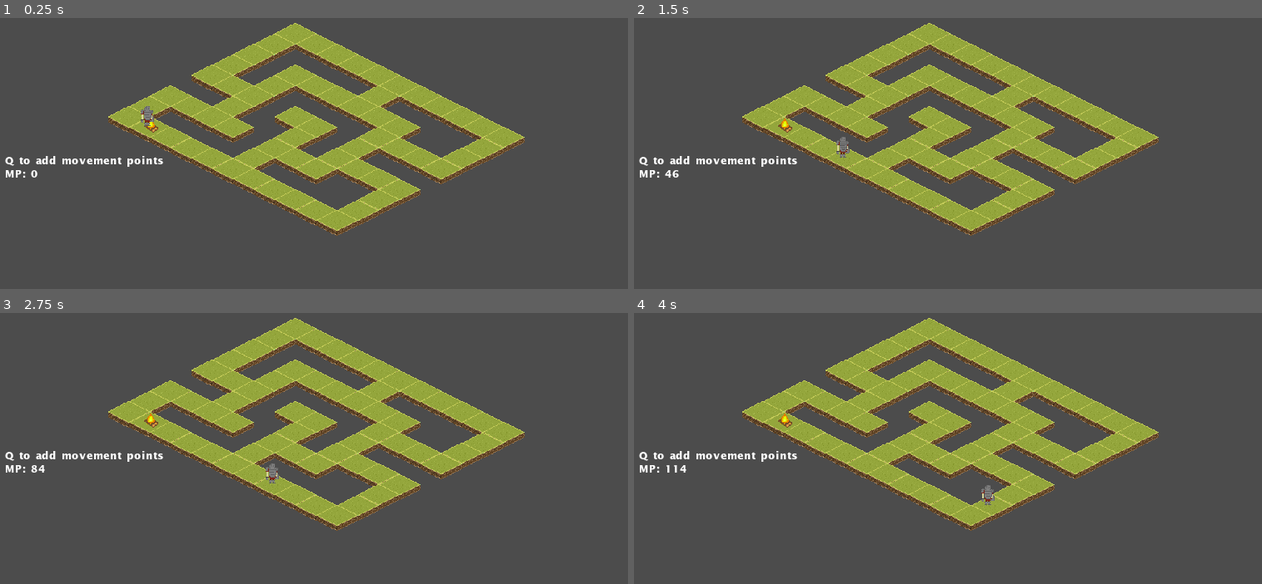
Above: before the commit, frames 1-4 (two rows, left to right).
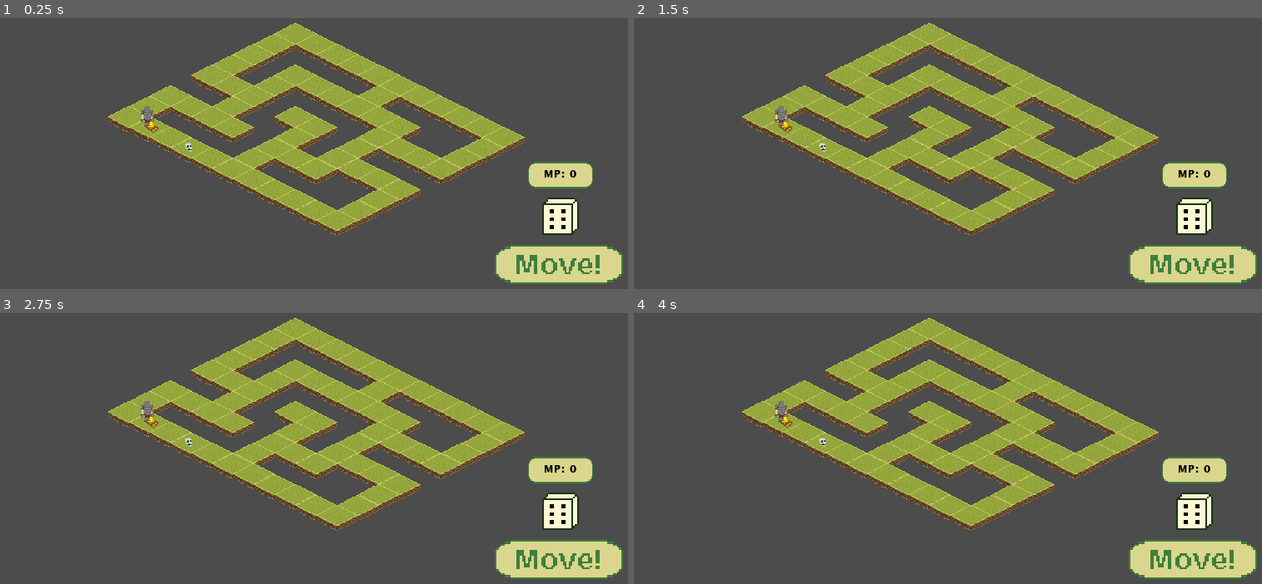
Above: after the commit, the same moments.

Repository: Patriks-Blauzda/Board-Game
Game: Godot game, scene res://Main.tscn
The game is run twice, just before and just after one commit, with the same random seed, the same clock (stepped at 60 frames per second) and the same inputs.
Inputs (mouse positions are in pixels of both pictures, inside the frame that each line leads up to):
- Up to frame 1 (0.25 s): no input
- Up to frame 2 (1.5 s): tap Enter at 0.5 s; move the mouse to (1105, 96) at 0.52 s; hold D (right) 0.53-1.28 s; hold Q 0.53-1.28 s; click (1105, 96) at 0.67 s; move the mouse to (822, 134) at 1.27 s; hold Down (down) from 1.28 s (still down); tap Q at 1.35 s
- Up to frame 3 (2.75 s): move the mouse to (389, 326) at 2.02 s; release Down (down) at 2.03 s; hold D (right) from 2.03 s (still down); hold Q from 2.03 s (still down)
- Up to frame 4 (4 s): move the mouse to (922, 489) at 2.77 s; release D (right) at 2.78 s; release Q at 2.78 s; hold Up (up) 2.78-3.53 s; tap Q at 2.85 s; click (922, 489) at 2.92 s; move the mouse to (1155, 470) at 3.52 s; hold A (left) from 3.53 s (still down); hold Q from 3.53 s (still down)

The runs differ from the first frame. In frame 1, 5.0% of the frame differs, in the area x 0-100%, y 46-99%; in frame 2, 5.2%; in frame 3, 5.2%, in the area x 0-100%, y 32-99%; in frame 4, 5.2%.

Commit message:
slightly edited tileset, starting combat

Diff:
--- a/Dungeon Board/Main.tscn
+++ b/Dungeon Board/Main.tscn
@@ -63,7 +63,7 @@
 3/shape_one_way_margin = 0.0
 3/shapes = [  ]
 3/z_index = 0
-4/name = "TileSet.png 4"
+4/name = "Start"
 4/texture = ExtResource( 6 )
 4/tex_offset = Vector2( 0, 0 )
 4/modulate = Color( 1, 1, 1, 1 )
@@ -78,6 +78,18 @@
 4/shapes = [  ]
 4/z_index = 0
 
+[sub_resource type="AtlasTexture" id=2]
+atlas = ExtResource( 6 )
+region = Rect2( 14, 175, 66, 20 )
+
+[sub_resource type="AtlasTexture" id=3]
+atlas = ExtResource( 6 )
+region = Rect2( 121, 176, 57, 38 )
+
+[sub_resource type="AtlasTexture" id=4]
+atlas = ExtResource( 6 )
+region = Rect2( 15, 223, 95, 20 )
+
 [node name="Main" type="Node2D"]
 
 [node name="TileMap" type="TileMap" parent="."]
@@ -86,24 +98,60 @@
 cell_size = Vector2( 64, 32 )
 cell_tile_origin = 1
 format = 1
-tile_data = PoolIntArray( -458753, 0, 0, -524288, 0, 0, -524 …(717 unchanged characters)… 0, 0, 65535, 0, 0, 0, 4, 0, 1, 0, 0, 2, 0, 0, 3, 0, 0, 4, 0, 0, 5, 0, 0, 6, 0, 0, 7, 0, 0, 8, 0, 0, 9, 0, 0 )
+tile_data = PoolIntArray( -458753, 0, 0, -524288, 0, 0, -524 …(717 unchanged characters)… 0, 0, 65535, 0, 0, 0, 4, 0, 1, 0, 0, 2, 1, 0, 3, 0, 0, 4, 0, 0, 5, 0, 0, 6, 0, 0, 7, 0, 0, 8, 0, 0, 9, 0, 0 )
 script = ExtResource( 5 )
 
 [node name="Player" parent="." instance=ExtResource( 1 )]
 hframes = 4
 region_rect = Rect2( 15, 92, 153, 31 )
 
+[node name="Anchor" type="Node" parent="Player"]
+
+[node name="RollButton" type="TextureButton" parent="Player/Anchor"]
+anchor_right = 1.0
+anchor_bottom = 1.0
+margin_left = 530.0
+margin_top = 198.0
+margin_right = 561.0
+margin_bottom = 188.0
+rect_scale = Vector2( 3, 3 )
+texture_normal = SubResource( 2 )
+
+[node name="Sprite" type="Sprite" parent="Player/Anchor"]
+position = Vector2( 633, 155 )
+scale = Vector2( 3, 3 )
+texture = SubResource( 3 )
+hframes = 3
+vframes = 2
+frame = 5
+
+[node name="TextureRect" type="TextureRect" parent="Player/Anchor"]
+margin_left = 582.0
+margin_top = 69.0
+margin_right = 681.0
+margin_bottom = 110.0
+texture = SubResource( 4 )
+stretch_mode = 1
+
+[node name="Label" type="Label" parent="Player/Anchor/TextureRect"]
+self_modulate = Color( 0, 0, 0, 1 )
+anchor_left = 0.0808081
+anchor_top = 0.0487805
+anchor_right = 0.919192
+anchor_bottom = 0.951219
+theme = ExtResource( 3 )
+text = "A"
+align = 1
+valign = 1
+__meta__ = {
+"_edit_use_anchors_": true
+}
+
 [node name="Camera2D" type="Camera2D" parent="."]
 position = Vector2( 68, -1 )
 offset = Vector2( 200, 0 )
 current = true
 
-[node name="Label" type="Label" parent="."]
-margin_left = -222.0
-margin_top = 59.0
-margin_right = 44.0
-margin_bottom = 152.0
-theme = ExtResource( 3 )
-text = "abcde"
+[node name="Enemy" parent="." instance=ExtResource( 2 )]
 
-[node name="Enemy" parent="." instance=ExtResource( 2 )]
+[connection signal="pressed" from="Player/Anchor/RollButton" to="Player" method="_on_RollButton_pressed"]
--- a/Dungeon Board/Player.gd
+++ b/Dungeon Board/Player.gd
@@ -6,11 +6,17 @@
 export var hp = 10
 
 onready var tilemap = get_owner().get_node("TileMap")
+onready var camera = get_owner().get_node("Camera2D")
+
+var rng = RandomNumberGenerator.new()
 
 var previous_index = 0
 var tile_index = 0
 
 var movement_points = 0
+
+var rolling = 0
+
 
 func _ready():
 	position = tilemap.map_to_world(tilemap.path[tile_index])
@@ -33,7 +39,7 @@
 
 	# If there are more than one possible tiles to move to, the player is prompted
 	if next_indexes.size() > 1:
-		get_parent().get_node("Label").text += "\nSelect direction (Arrow keys/WASD) or click the nearby tile"
+		$SelectionVisual.show()
 
 		previous_index = tile_index
 
@@ -67,7 +73,6 @@
 
 # Rolls 6 sided die specified amount of times, returns sum
 func roll(times : int):
-	var rng = RandomNumberGenerator.new()
 	rng.randomize()
 
 	var sum = 0
@@ -79,16 +84,17 @@
 
 
 func _physics_process(_delta):
-	# Temporary label for debugging
-	get_parent().get_node("Label").text = "Q to add movement points\nMP: " + str(movement_points)
+	$SelectionVisual.hide()
 
-	if Input.is_key_pressed(KEY_Q):
-		movement_points += 1
+	$Anchor/TextureRect/Label.text = "MP: " + str(movement_points)
+
 
 	# Will be updated when other parts of the game are done
-	if movement_points > 0 && position == tilemap.map_to_world(tilemap.path[tile_index]):
+	if movement_points > 0 && position == tilemap.map_to_world(tilemap.path[tile_index]) && rolling == 0:
 		move()
 
+		if Global.enemies.has(tilemap.get_cellv(tilemap.path[tile_index])):
+			movement_points = 0
 
 	# Animates the player moving from one tile to another
 	elif position != tilemap.map_to_world(tilemap.path[tile_index]):
@@ -104,3 +110,19 @@
 		if position.distance_to(target) < 0.35:
 			position = target
 			$Tween.stop_all()
+
+	elif rolling != 0:
+		if rolling > 40:
+			rng.randomize()
+			$Anchor/Sprite.frame_coords = Vector2(rng.randi_range(0, 2), rng.randi_range(0, 1))
+
+		rolling -= 1
+
+		if rolling == 40:
+			movement_points += $Anchor/Sprite.frame + 1
+
+
+
+func _on_RollButton_pressed():
+	if movement_points == 0:
+		rolling = 80
--- a/Dungeon Board/Player.tscn
+++ b/Dungeon Board/Player.tscn
@@ -1,8 +1,12 @@
-[gd_scene load_steps=4 format=2]
+[gd_scene load_steps=5 format=2]
 
 [ext_resource path="res://Player.gd" type="Script" id=1]
 [ext_resource path="res://Select.gd" type="Script" id=2]
 [ext_resource path="res://TileSet.png" type="Texture" id=3]
+
+[sub_resource type="AtlasTexture" id=1]
+atlas = ExtResource( 3 )
+region = Rect2( 372, 174, 45, 28 )
 
 [node name="Player" type="Sprite"]
 z_index = 2
@@ -21,3 +25,8 @@
 region_enabled = true
 region_rect = Rect2( 0, 0, 64, 40 )
 script = ExtResource( 2 )
+
+[node name="SelectionVisual" type="Sprite" parent="."]
+scale = Vector2( 1.5, 1.5 )
+texture = SubResource( 1 )
+offset = Vector2( 0, 12 )
--- a/Dungeon Board/Select.gd
+++ b/Dungeon Board/Select.gd
@@ -8,7 +8,7 @@
 func _process(_delta):
 	var current_tile = tilemap.world_to_map(get_global_mouse_position())
 
-	if tilemap.get_cell(current_tile.x, current_tile.y) != tilemap.INVALID_CELL:
+	if tilemap.get_cellv(current_tile) != tilemap.INVALID_CELL:
 		show()
 		global_position = tilemap.map_to_world(current_tile)
 
--- a/Dungeon Board/TileMap.gd
+++ b/Dungeon Board/TileMap.gd
@@ -11,7 +11,7 @@
 
 	# Iterates through the 4 directions, checking for the tile moved from and if the space is empty
 	for dir in Global.directions:
-		if current - dir != previous && get_cell(current.x - dir.x, current.y - dir.y) != INVALID_CELL:
+		if current - dir != previous && get_cellv(current - dir) != INVALID_CELL:
 			if !path.has(current - dir):
 				next_tiles.append(current - dir)
 
@@ -27,7 +27,7 @@
 	var next_tiles = []
 
 	# Repeats until the end is found or more than one direction is found
-	while(get_cell(path[path.size() - 1].x, path[path.size() - 1].y) != 2 || next_tiles.size() > 1):
+	while(get_cellv(path[path.size() - 1]) != 2 || next_tiles.size() > 1):
 		next_tiles = _get_next_tiles(previous, current)
 
 		# If there are multiple pats, runs itself for each direction
--- a/Dungeon Board/global.gd
+++ b/Dungeon Board/global.gd
@@ -5,5 +5,7 @@
 # The directions the player can move in (right, left, up, down)
 const directions : Array = [Vector2(1, 0), Vector2(-1, 0), Vector2(0, -1), Vector2(0, 1)]
 
+const enemies : Array = [1, 2]
+
 var turn = 0
 var current_floor = 0
Not shown: 1 places in Dungeon Board/Main.tscn that only renumber resources
Binary file changed: Dungeon Board/TileSet.png
